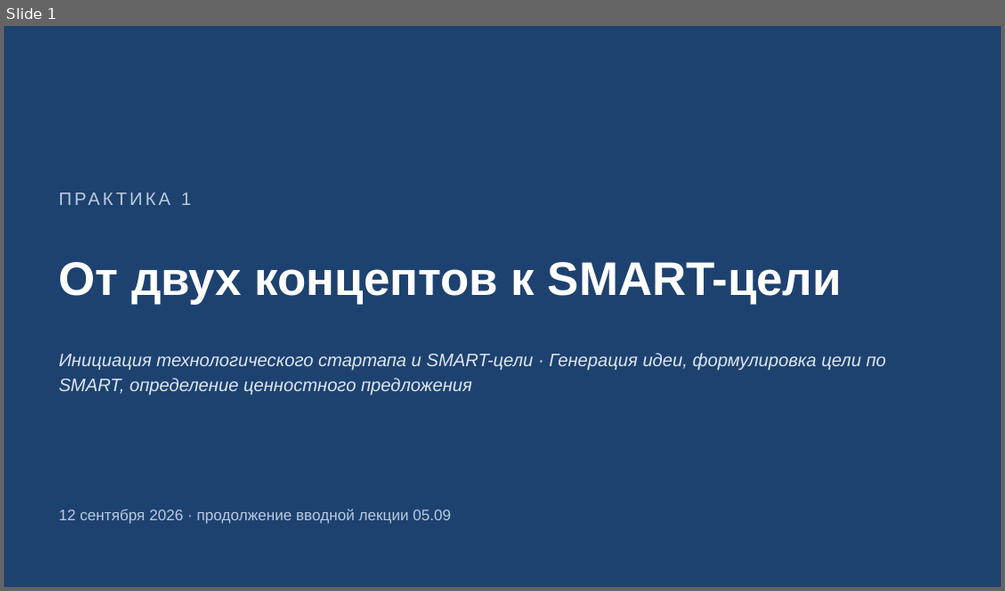
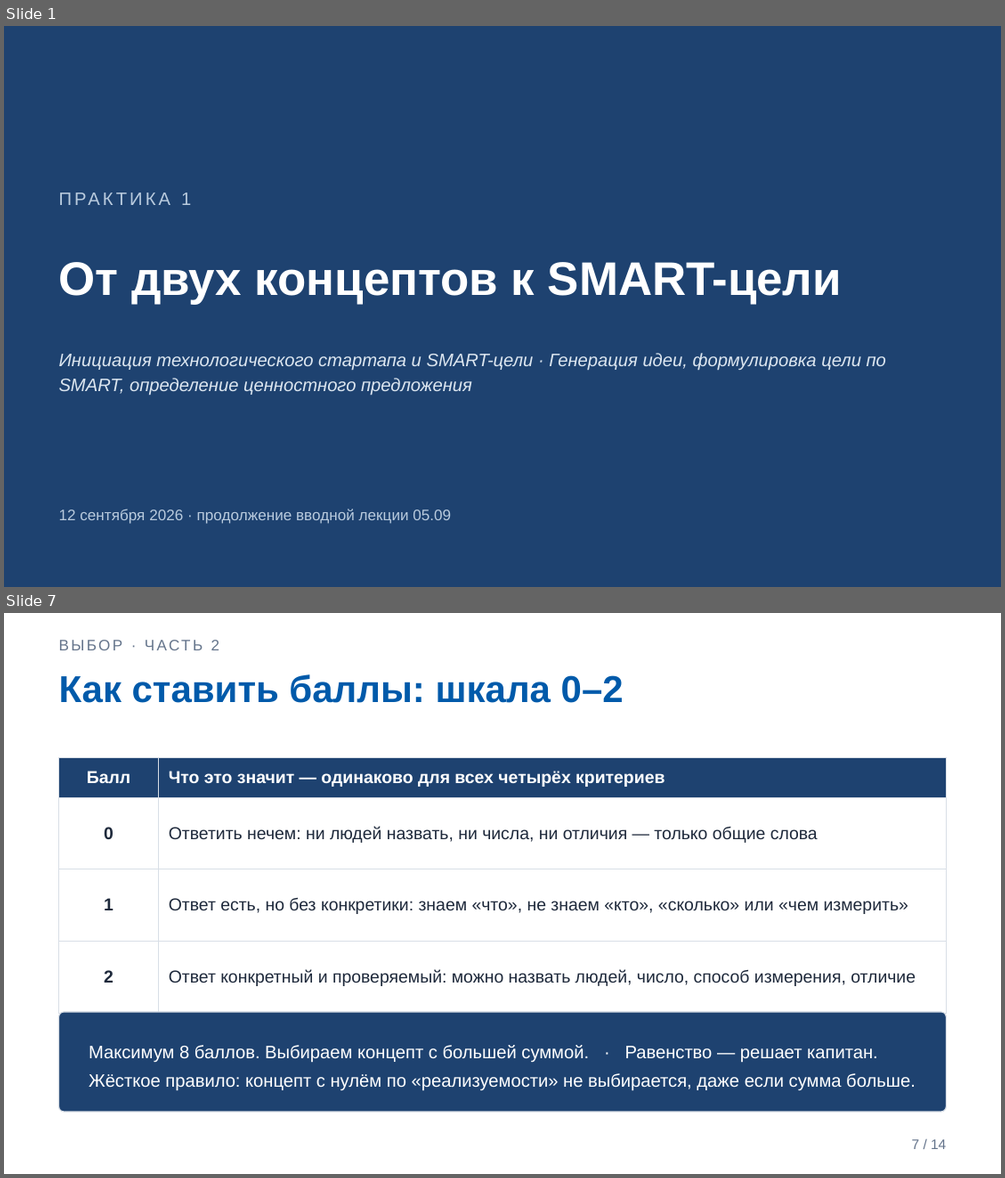
Before and after one commit to DimaMuhannad/OPD, a slide deck: zanyatiya/Zanyatie_02_Praktika1_Slaydy.pptx. Shown one above the other, each under a label of ours: slide 1 before the commit, slides 1 and 7 after it; the slides between them are not shown. The pictures are 1005x591 and 1005x1178 pixels, drawn with LibreOffice and Linux fonts; fonts in the diff are those of the drawing. Boxes give left, top, right and bottom in pixels: in the first picture for what was removed or moved away, otherwise in the second. Text is boxed around its words. In the diff, an @@ line names an element or a change of style, - is before the commit and + after.

```diff
--- a/zanyatiya/Zanyatie_02_Praktika1_Slaydy.pptx
+++ b/zanyatiya/Zanyatie_02_Praktika1_Slaydy.pptx
@@ slide 7 added at [4, 613, 1001, 1174], background #FFFFFF @@
@@ text added at [211, 640, 220, 650], 11 pt, text #64748B @@
+ВЫБОР · ЧАСТЬ 2
@@ text added at [59, 674, 623, 703], 27 pt, text #005AAA, bold @@
+Как ставить баллы: шкала 0–2
@@ table added at [59, 757, 946, 989], 4 rows, 2 columns @@
+Балл | Что это значит — одинаково для всех четырёх критериев
+0 | Ответить нечем: ни людей назвать, ни числа, ни отличия — только общие слова
+1 | Ответ есть, но без конкретики: знаем «что», не знаем «кто», «сколько» или «чем измерить»
+2 | Ответ конкретный и проверяемый: можно назвать людей, число, способ измерения, отличие
@@ rounded rectangle added at [59, 1012, 946, 1111], fill #1E4270, outline #D8DEE6 0.75 pt @@
@@ text added at [89, 1045, 915, 1091], 13 pt, text #FFFFFF @@
+Максимум 8 баллов. Выбираем концепт с большей суммой. · Равенство — решает капитан.
+Жёсткое правило: концепт с нулём по «реализуемости» не выбирается, даже если сумма больше.
@@ text added at [912, 1139, 946, 1149], 10 pt, text #64748B @@
+7 / 14
```
Also in this commit, not shown: 9 slides changed, 3 other slides added, 2 slides removed, 5 other files.
